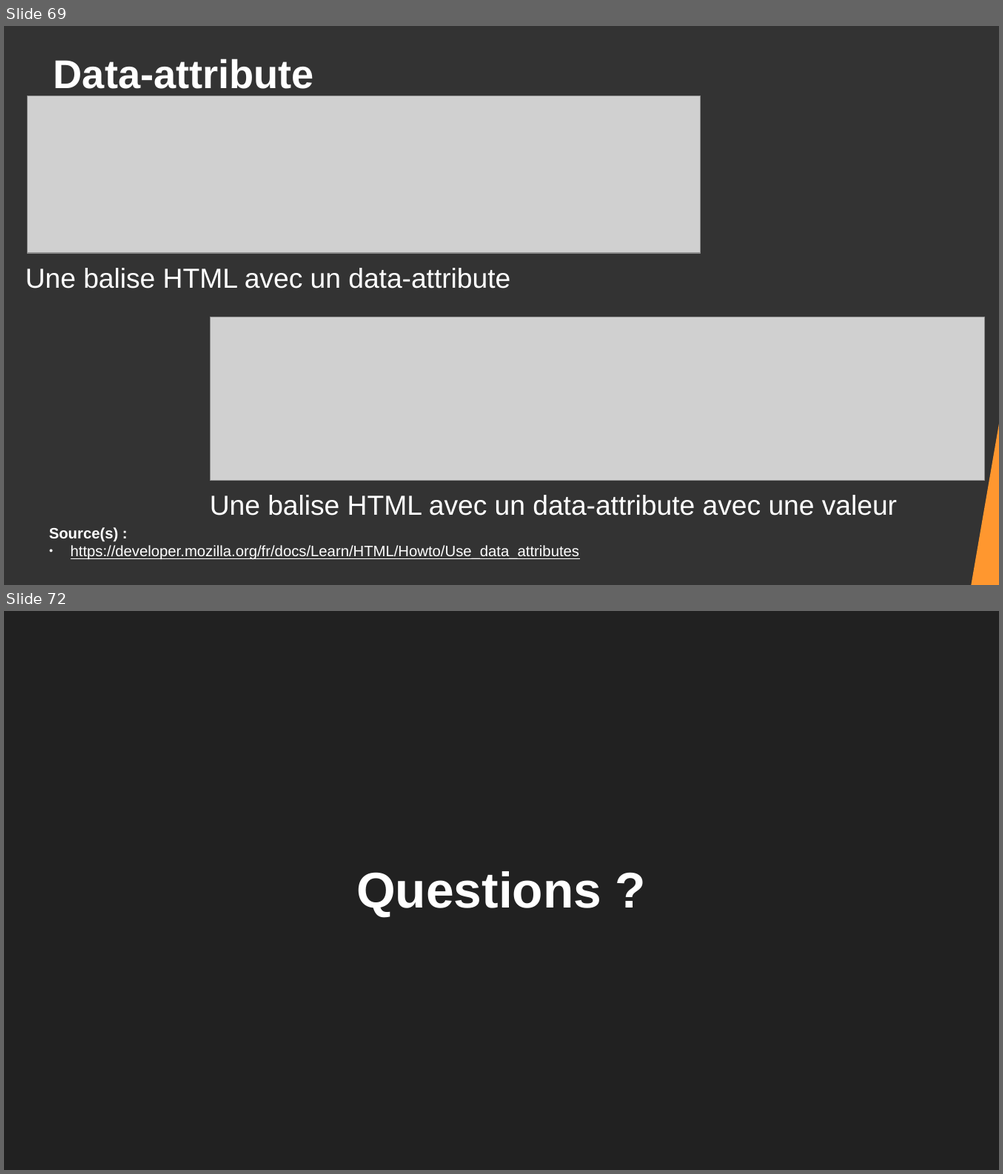
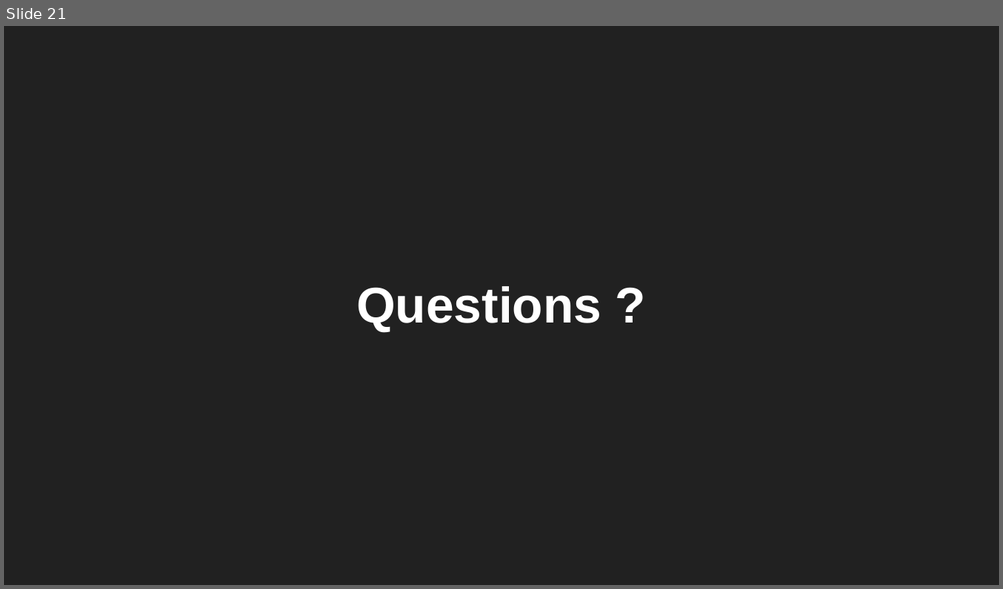
Before and after one commit to DanYellow/cours, a slide deck: integration-web-s2/travaux-pratiques/numero-5/presentation.odp. Shown one above the other, each under a label of ours: slides 69 and 72 before the commit, slide 21 after it; the slides between them are not shown. The pictures are 1003x1174 and 1003x589 pixels, drawn with LibreOffice and Linux fonts; fonts in the diff are those of the drawing; grey boxes stand for pictures. Boxes give left, top, right and bottom in pixels: in the first picture for what was removed or moved away, otherwise in the second. Text is boxed around its words. In the diff, an @@ line names an element or a change of style, - is before the commit and + after.

```diff
--- a/integration-web-s2/travaux-pratiques/numero-5/presentation.odp
+++ b/integration-web-s2/travaux-pratiques/numero-5/presentation.odp
@@ slide 69 removed at [4, 26, 999, 585], background #333333 @@
@@ title removed at [54, 59, 314, 89] @@
-Data-attribute
@@ picture removed at [28, 96, 701, 253] @@
@@ title removed at [25, 268, 510, 289] @@
-Une balise HTML avec un data-attribute
@@ picture removed at [210, 318, 984, 481] @@
@@ right triangle removed at [970, 407, 999, 585] @@
@@ title removed at [210, 495, 896, 516] @@
-Une balise HTML avec un data-attribute avec une valeur
@@ text removed at [49, 528, 579, 560] @@
-Source(s) :
-● https://developer.mozilla.org/fr/docs/Learn/HTML/Howto/Use_data_attributes
@@ what was slide 72 is now slide 21 @@
```
Also in this commit, not shown: 3 slides changed, 8 slides added, 58 other slides removed, 16 other files.
